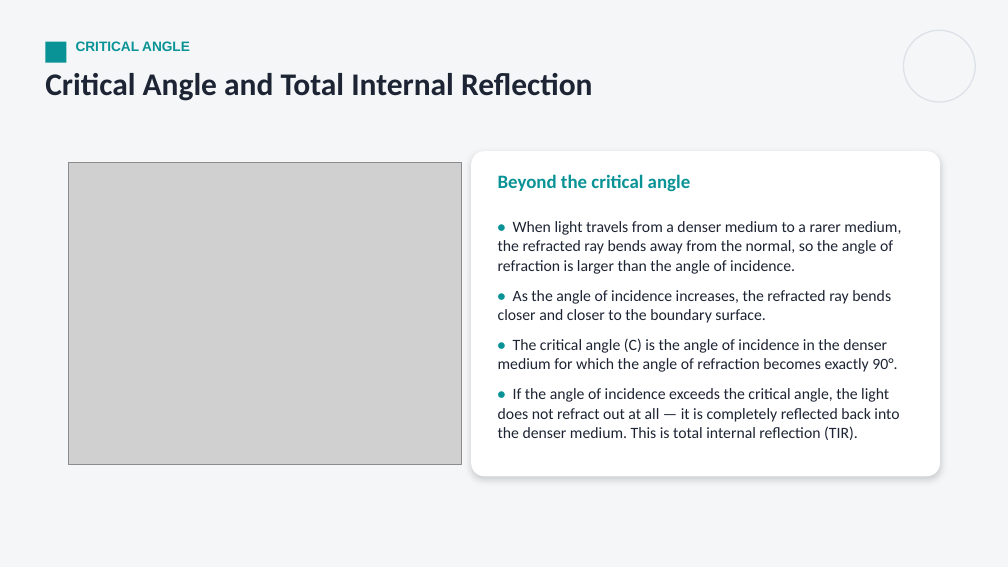
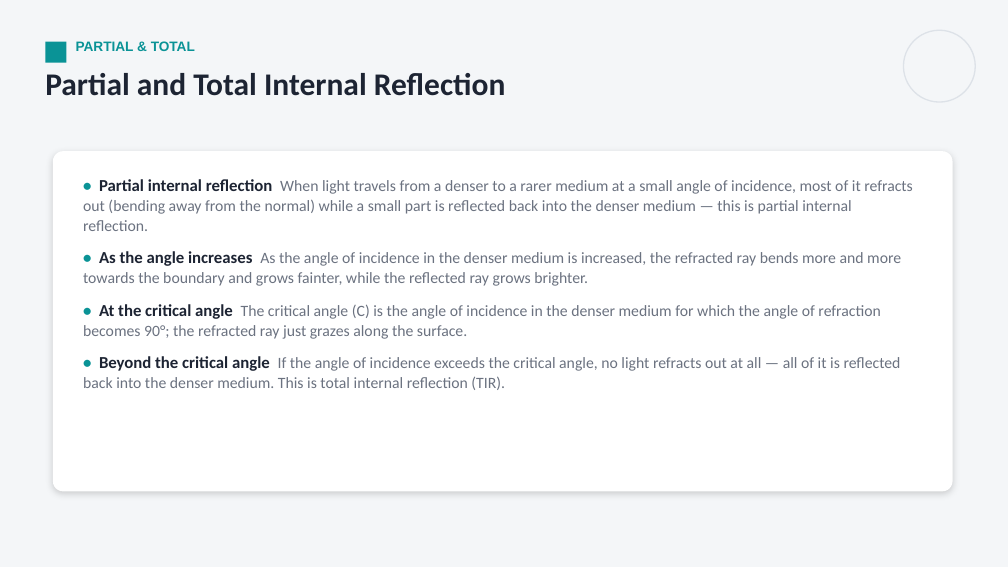
Before and after one commit to parmeshwars2911/MyFirstAR, a slide deck: slide 23 of ppt/MH_Grade10/MH10_S28_Refraction_of_Light.pptx (slide 20 before the commit). Drawn at 1008x567 pixels with LibreOffice and Linux fonts; fonts in the diff are those of the drawing; grey boxes stand for pictures. Boxes give left, top, right and bottom in pixels: in the first picture for what was removed or moved away, otherwise in the second. Text is boxed around its words. In the diff, an @@ line names an element or a change of style, - is before the commit and + after.

```diff
--- a/ppt/MH_Grade10/MH10_S28_Refraction_of_Light.pptx
+++ b/ppt/MH_Grade10/MH10_S28_Refraction_of_Light.pptx
@@ text at bbox=[76, 41, 195, 51]: text changed @@
-CRITICAL ANGLE
+PARTIAL & TOTAL
@@ text at bbox=[45, 73, 506, 96]: text changed @@
-Critical Angle and Total Internal Reflection
+Partial and Total Internal Reflection
@@ rounded rectangle: place and size @@
-rounded rectangle at bbox=[471, 151, 940, 476]
+rounded rectangle at bbox=[53, 151, 953, 492]
@@ rounded rectangle at bbox=[53, 151, 953, 492]: proportions changed @@
@@ picture removed at bbox=[68, 163, 461, 465] @@
@@ text at bbox=[83, 179, 913, 390]: text changed; text colour #1D2433 to #6B7280 @@
-• When light travels from a denser medium to a rarer medium, the refracted ray bends away from the normal, so the angle of refraction is larger than the angle of incidence.
-• As the angle of incidence increases, the refracted ray bends closer and closer to the boundary surface.
-• The critical angle (C) is the angle of incidence in the denser medium for which the angle of refraction becomes exactly 90°.
-• If the angle of incidence exceeds the critical angle, the light does not refract out at all — it is completely reflected back into the denser medium. This is total internal reflection (TIR).
+• Partial internal reflection When light travels from a denser to a rarer medium at a small angle of incidence, most of it refracts out (bending away from the normal) while a small part is reflected back into the denser medium — this is partial internal reflection.
+• As the angle increases As the angle of incidence in the denser medium is increased, the refracted ray bends more and more towards the boundary and grows fainter, while the reflected ray grows brighter.
+• At the critical angle The critical angle (C) is the angle of incidence in the denser medium for which the angle of refraction becomes 90°; the refracted ray just grazes along the surface.
+• Beyond the critical angle If the angle of incidence exceeds the critical angle, no light refracts out at all — all of it is reflected back into the denser medium. This is total internal reflection (TIR).
@@ text removed at bbox=[498, 174, 691, 192] @@
-Beyond the critical angle
```
Also in this commit, not shown: 4 other slides changed, 6 slides added, 4 other files.
